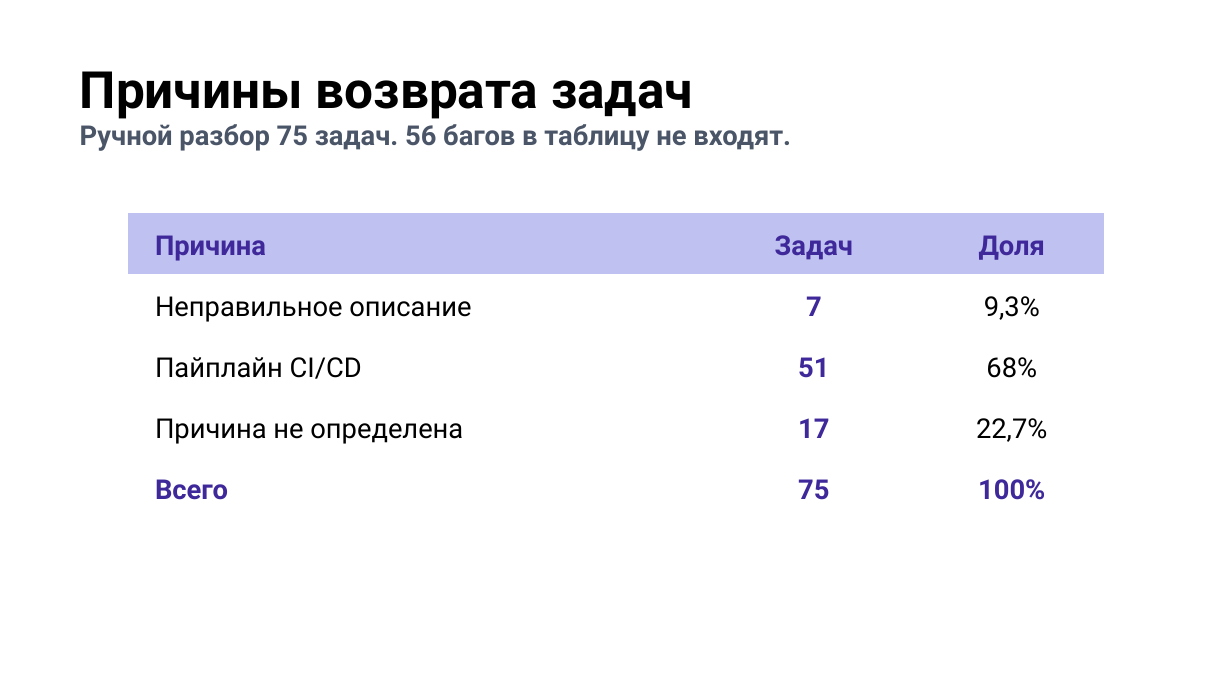
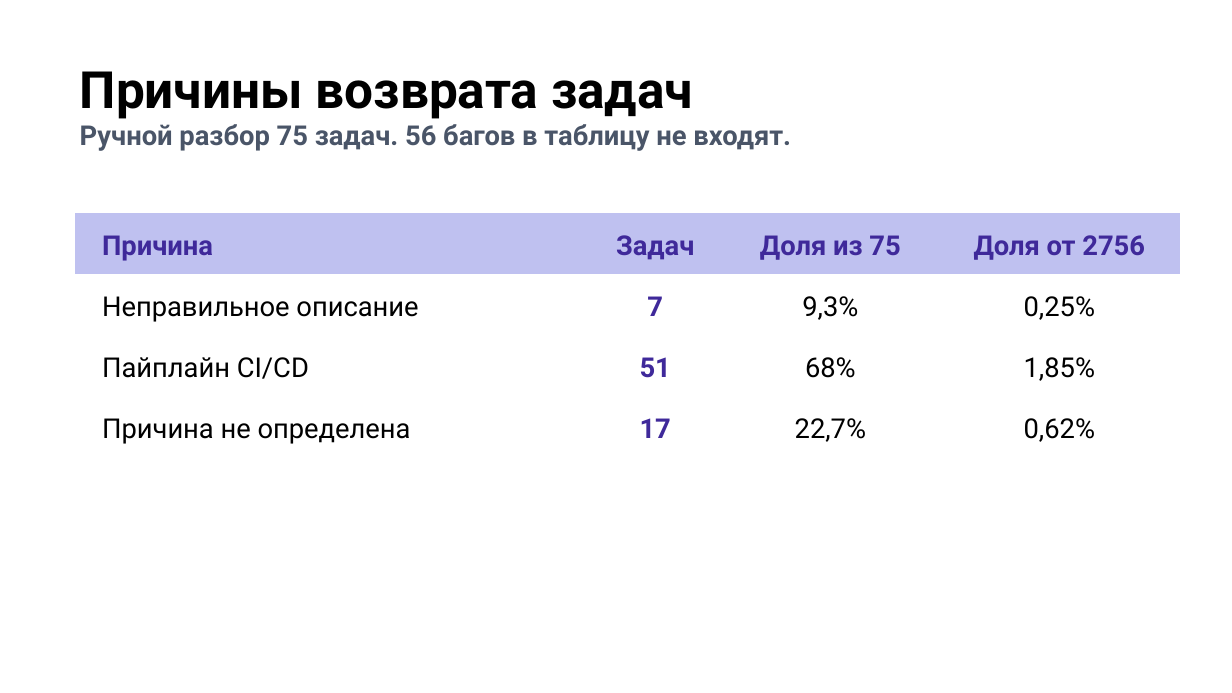
Before and after one commit to camelot270/otus_work, a slide deck: slide 9 of docs/Защита проекта. Петров Н.И..pptx. Drawn at 1232x693 pixels with LibreOffice and Linux fonts; fonts in the diff are those of the drawing; background and template pictures are left out. Boxes give left, top, right and bottom in pixels: in the first picture for what was removed or moved away, otherwise in the second. Text is boxed around its words. In the diff, an @@ line names an element or a change of style, - is before the commit and + after.

```diff
--- a/docs/Защита проекта. Петров Н.И..pptx
+++ b/docs/Защита проекта. Петров Н.И..pptx
@@ table at (75, 213, 1180, 450) @@
-Причина | Задач | Доля
-Неправильное описание | 7 | 9,3%
-Пайплайн CI/CD | 51 | 68%
-Причина не определена | 17 | 22,7%
-Всего | 75 | 100%
+Причина | Задач | Доля из 75 | Доля от 2756
+Неправильное описание | 7 | 9,3% | 0,25%
+Пайплайн CI/CD | 51 | 68% | 1,85%
+Причина не определена | 17 | 22,7% | 0,62%
@@ table: place and size @@
-table at (128, 213, 1104, 510)
+table at (75, 213, 1180, 450)
```
